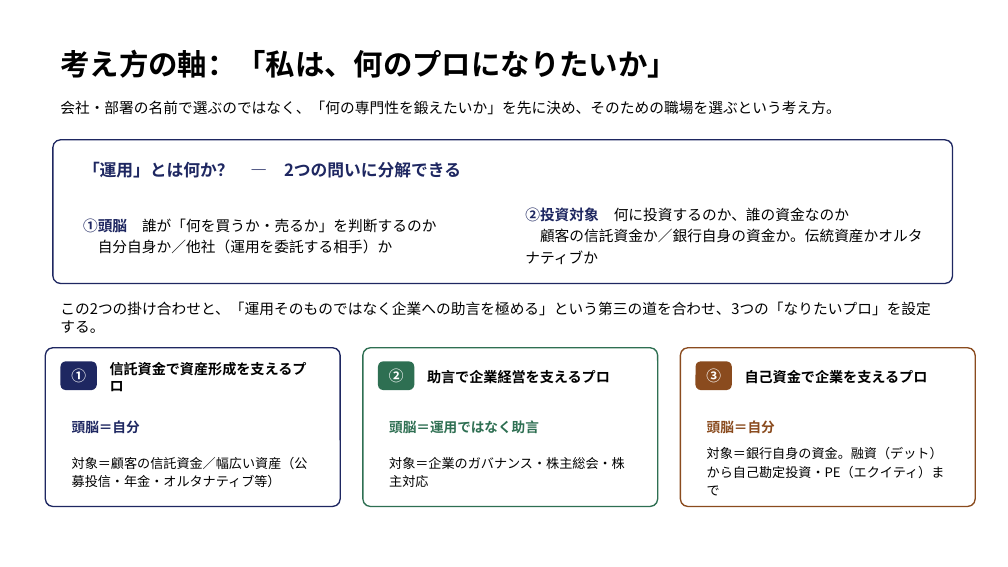
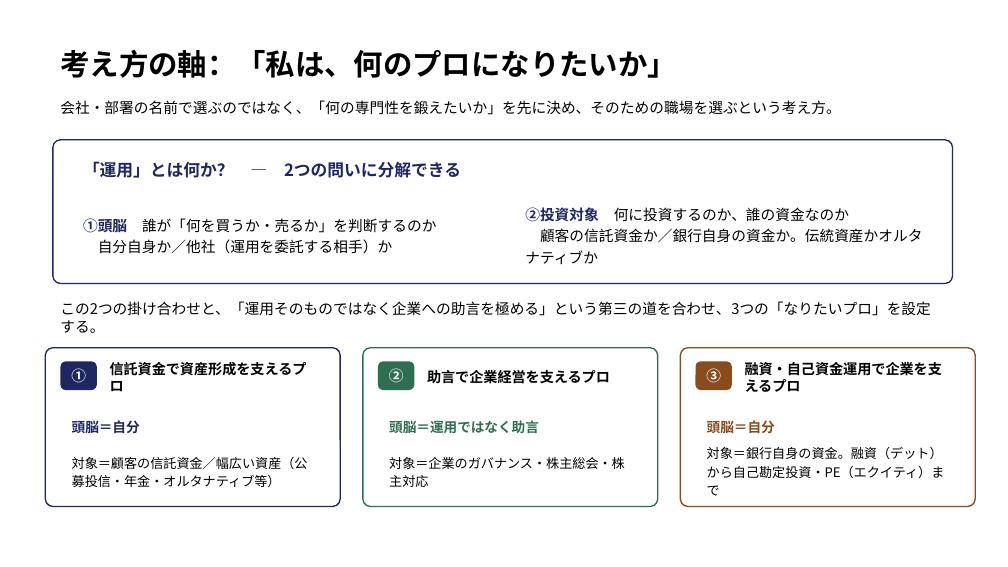
Before and after one commit to nasukazunori/NasuVault2, a slide deck: slide 3 of 信吾/銀行研究/添付ファイル/信託銀行キャリア形成モデル.pptx. Drawn at 1008x567 pixels with LibreOffice and Linux fonts; fonts in the diff are those of the drawing. Boxes give left, top, right and bottom in pixels: in the first picture for what was removed or moved away, otherwise in the second. Text is boxed around its words. In the diff, an @@ line names an element or a change of style, - is before the commit and + after.

```diff
--- a/信吾/銀行研究/添付ファイル/信託銀行キャリア形成モデル.pptx
+++ b/信吾/銀行研究/添付ファイル/信託銀行キャリア形成モデル.pptx
@@ text at (745, 362, 942, 392): text changed @@
-自己資金で企業を支えるプロ
+融資・自己資金運用で企業を支えるプロ
```
Also in this commit, not shown: 4 other slides changed, 1 other file.
